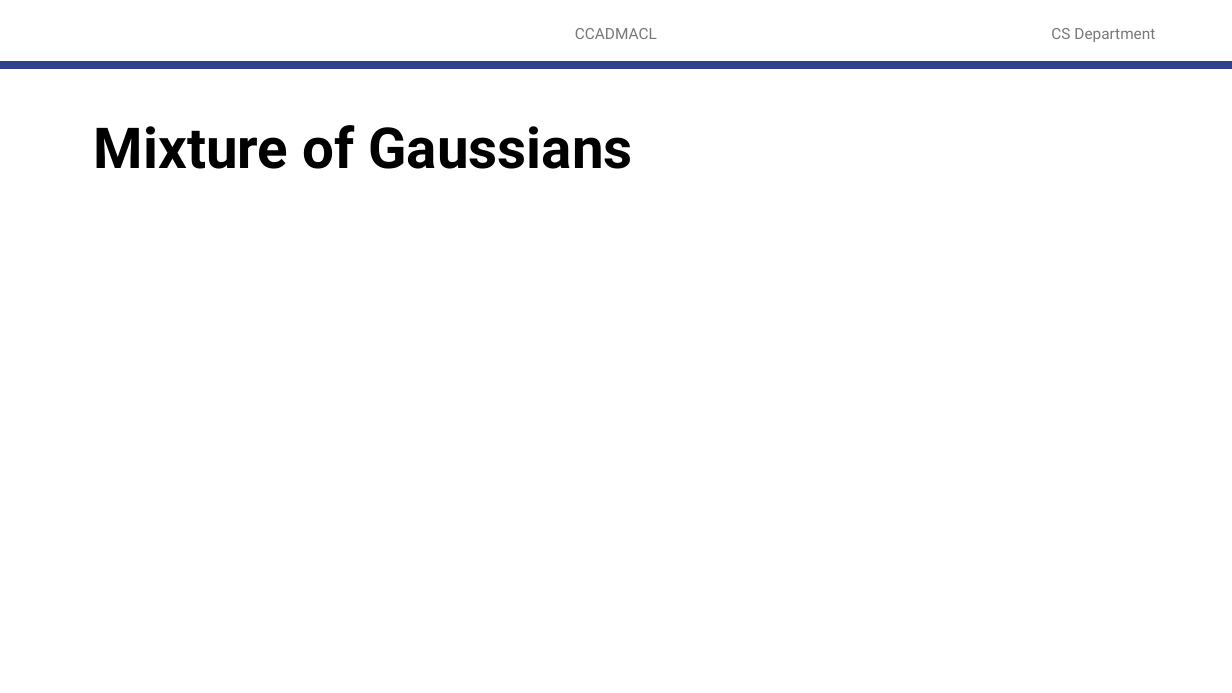
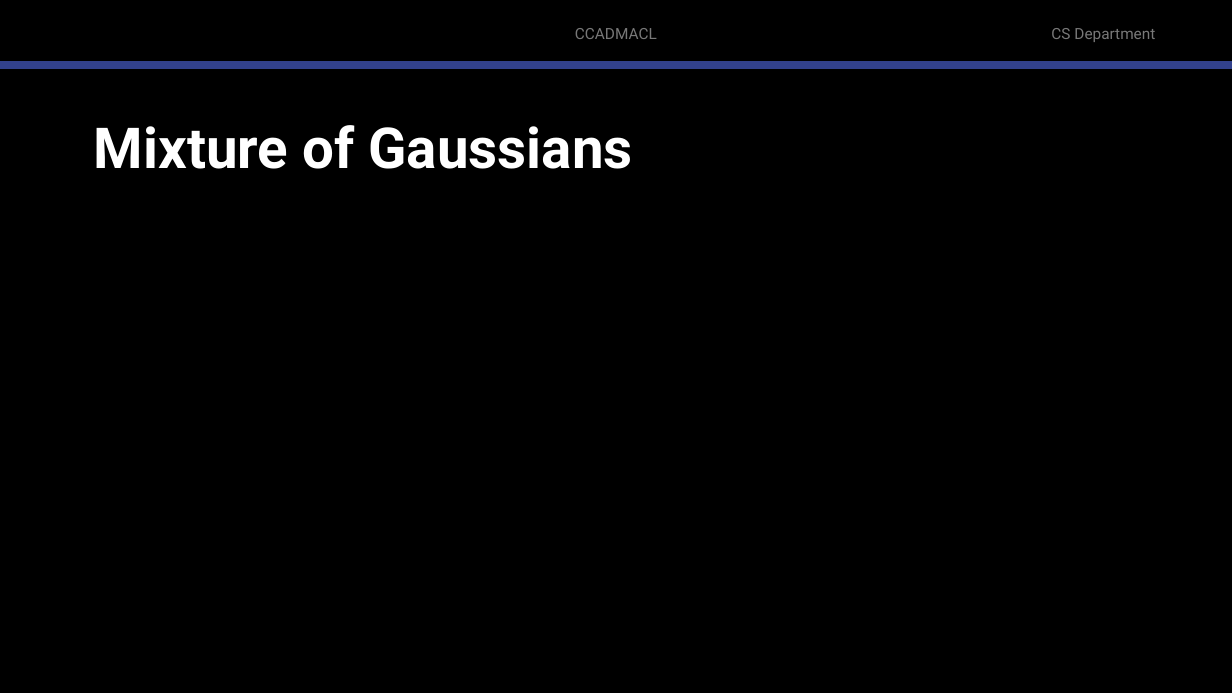
Before and after one commit to robitussin/CCADMACL, a slide deck: slide 54 of 8 - Gaussian Mixture Models/Introduction to Gaussian Mixture Models.pptx. Drawn at 1232x693 pixels with LibreOffice and Linux fonts; fonts in the diff are those of the drawing; grey boxes stand for pictures; background and template pictures are left out. Boxes give left, top, right and bottom in pixels: in the first picture for what was removed or moved away, otherwise in the second. Text is boxed around its words. In the diff, an @@ line names an element or a change of style, - is before the commit and + after.

```diff
--- a/8 - Gaussian Mixture Models/Introduction to Gaussian Mixture Models.pptx
+++ b/8 - Gaussian Mixture Models/Introduction to Gaussian Mixture Models.pptx
@@ background #FFFFFF to #000000 @@
@@ title "Mixture of Gaussians" at (94, 125, 632, 169): text colour #000000 to #FFFFFF @@
```
Also in this commit, not shown: 19 other slides changed, 1 slide added.
